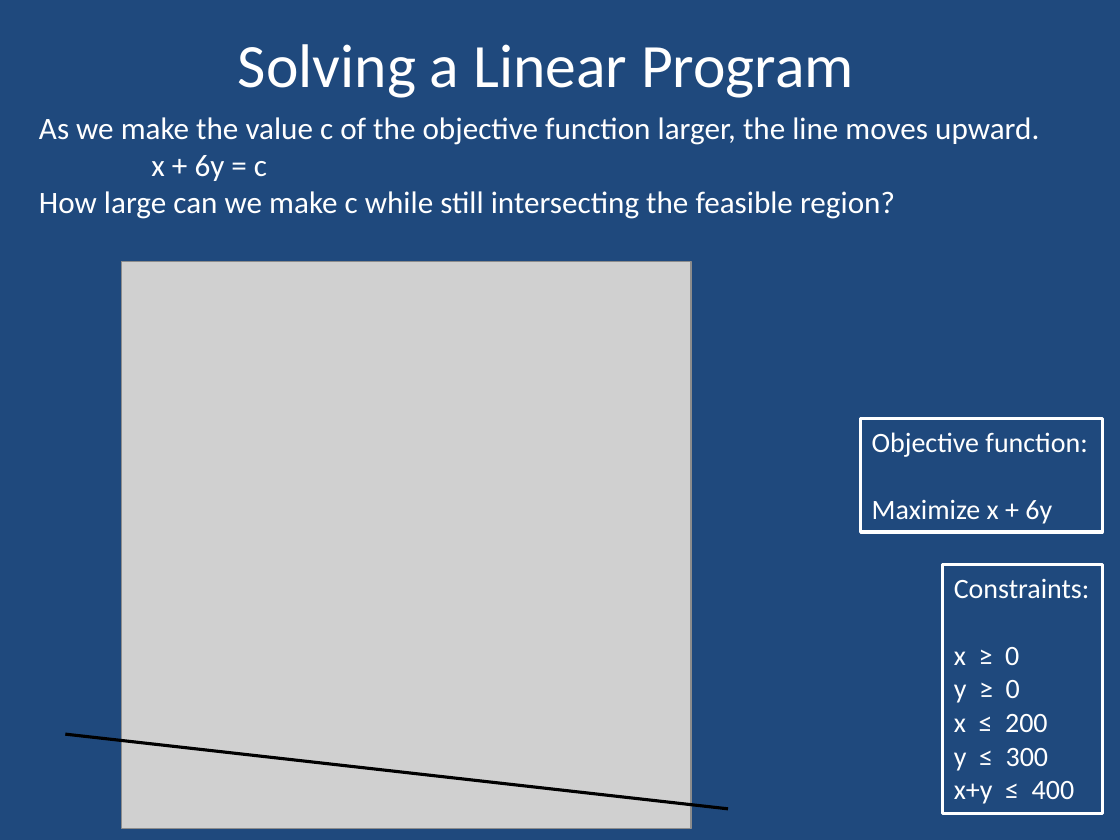
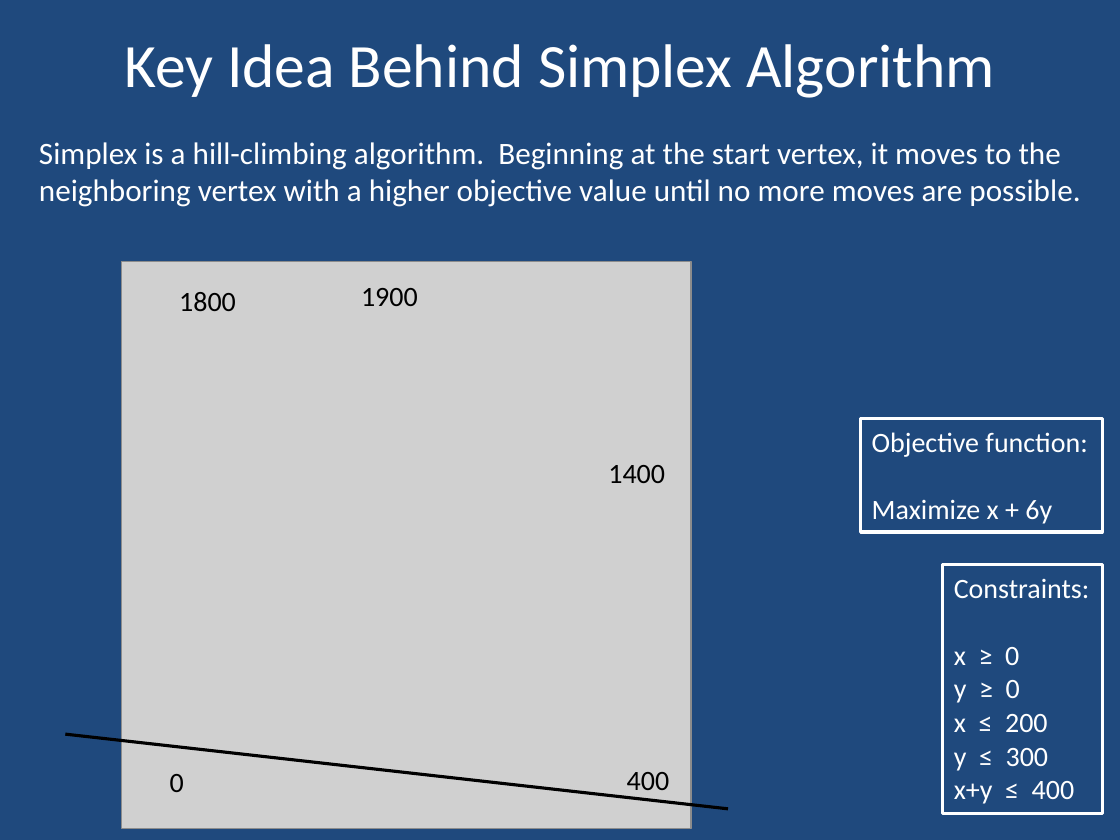
Before and after one commit to dustycodes/Algorithms-UofU, a slide deck: slide 14 of lectures/CS 4150 Linear Programming.pptx (slide 7 before the commit). Drawn at 1120x840 pixels with LibreOffice and Linux fonts; fonts in the diff are those of the drawing; grey boxes stand for pictures. Boxes give left, top, right and bottom in pixels: in the first picture for what was removed or moved away, otherwise in the second. Text is boxed around its words. In the diff, an @@ line names an element or a change of style, - is before the commit and + after.

```diff
--- a/lectures/CS 4150 Linear Programming.pptx
+++ b/lectures/CS 4150 Linear Programming.pptx
@@ title at [124,44,994,98]: text changed @@
-Solving a Linear Program
+Key Idea Behind Simplex Algorithm
@@ text at [39,142,1080,207]: text changed @@
-As we make the value c of the objective function larger, the line moves upward.
-x + 6y = c
-How large can we make c while still intersecting the feasible region?
+Simplex is a hill-climbing algorithm. Beginning at the start vertex, it moves to the neighboring vertex with a higher objective value until no more moves are possible.
@@ text added at [179,292,236,311], 18 pt, text #000000 @@
+1800
@@ text added at [361,288,418,306], 18 pt, text #000000 @@
+1900
@@ text added at [608,465,665,483], 18 pt, text #000000 @@
+1400
@@ text added at [170,774,184,792], 18 pt, text #000000 @@
+0
@@ text added at [627,772,670,797], 18 pt, text #000000 @@
+400
```
Also in this commit, not shown: 1 other slide changed, 12 slides added, 12 slides removed, 12 other files.
